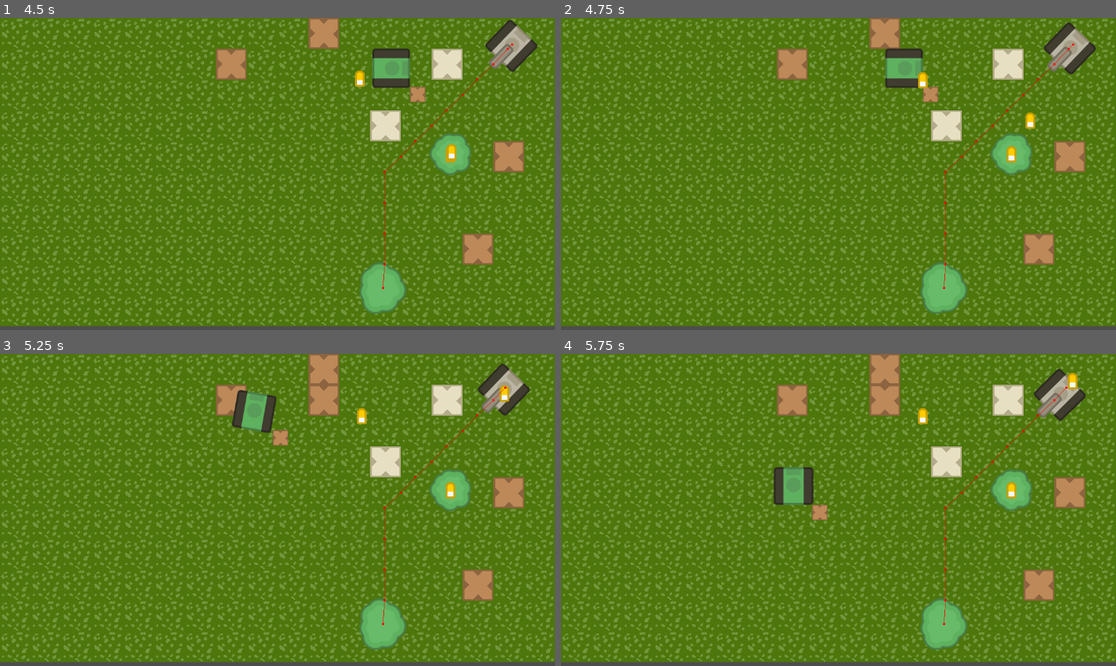
Above: before the commit, frames 1-4 (two rows, left to right).
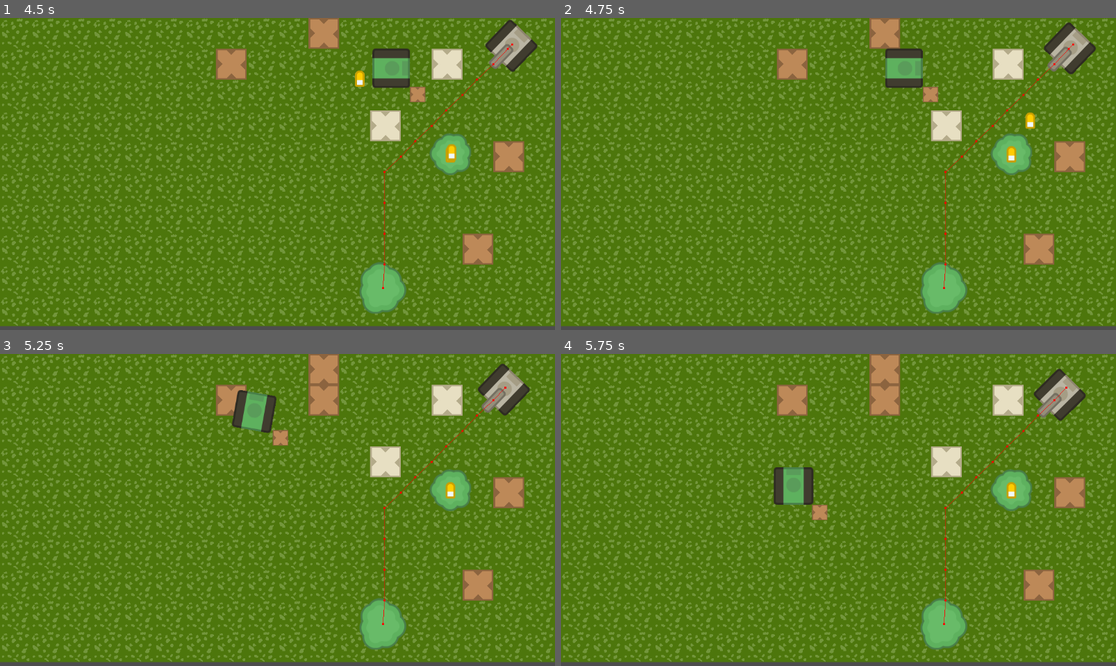
Above: after the commit, the same moments.

Repository: gerep/wall-and-order
Game: Godot game, scene res://scenes/level/level.tscn
The game is run twice, just before and just after one commit, with the same random seed, the same clock (stepped at 60 frames per second) and the same inputs.
Inputs:
- Up to frame 1 (4.5 s): tap Enter at 0.5 s; hold Right (ui_right) 0.53-1.28 s; hold Space (place) 0.53-1.28 s; hold Down (ui_down) 1.28-2.03 s; tap Space (place) at 1.35, 2.85, 4.35 s; hold Right (ui_right) 2.03-2.78 s; hold Space (place) 2.03-2.78 s; hold Up (ui_up) 2.78-3.53 s; hold Space (place) 3.53-4.28 s; hold Left (ui_left) from 3.53 s (still down)
- Up to frame 2 (4.75 s): keep holding Left (ui_left)
- Up to frame 3 (5.25 s): release Left (ui_left) at 5.03 s; hold Down (ui_down) from 5.03 s (still down); hold Space (place) from 5.03 s (still down)
- Up to frame 4 (5.75 s): keep holding Down (ui_down); keep holding Space (place)

Frame 1 is identical in both runs. In frame 2, less than 0.1% of the frame differs, in the area x 64-67%, y 17-23%; in frame 3, 0.2%; in frame 4, 0.2%, in the area x 64-94%, y 6-23%.

Commit message:
add collition/mask layers

Diff:
--- a/project.godot
+++ b/project.godot
@@ -59,6 +59,14 @@
 ]
 }
 
+[layer_names]
+
+2d_physics/layer_1="WORLD"
+2d_physics/layer_2="PLAYER"
+2d_physics/layer_3="ENEMY"
+2d_physics/layer_4="STONE_WALL"
+2d_physics/layer_5="BRICK_WALL"
+
 [physics]
 
 3d/physics_engine="Jolt Physics"
--- a/scenes/enemies/enemy.tscn
+++ b/scenes/enemies/enemy.tscn
@@ -9,6 +9,7 @@
 height = 68.0
 
 [node name="Enemy" type="CharacterBody2D" unique_id=1028931331]
+collision_layer = 5
 script = ExtResource("1_38ino")
 
 [node name="Sprite2D" type="Sprite2D" parent="." unique_id=428788154]
@@ -26,7 +27,7 @@
 
 [node name="RayCast2D" type="RayCast2D" parent="." unique_id=732374594]
 target_position = Vector2(0, -180)
-collision_mask = 2
+collision_mask = 24
 
 [node name="ShootingTimer" type="Timer" parent="." unique_id=1873695740]
 wait_time = 5.0
--- a/scenes/player/player.tscn
+++ b/scenes/player/player.tscn
@@ -9,8 +9,8 @@
 height = 62.0
 
 [node name="Player" type="CharacterBody2D" unique_id=424002728]
-collision_layer = 3
-collision_mask = 3
+collision_layer = 7
+collision_mask = 7
 script = ExtResource("1_dovo2")
 
 [node name="Sprite2D" type="Sprite2D" parent="." unique_id=1818491687]
